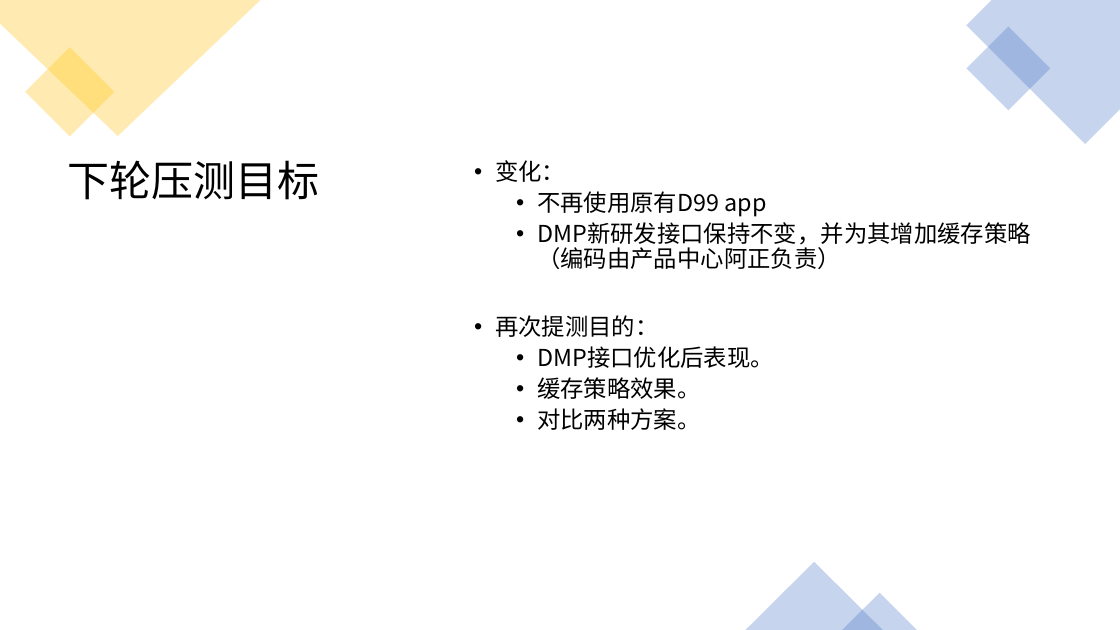
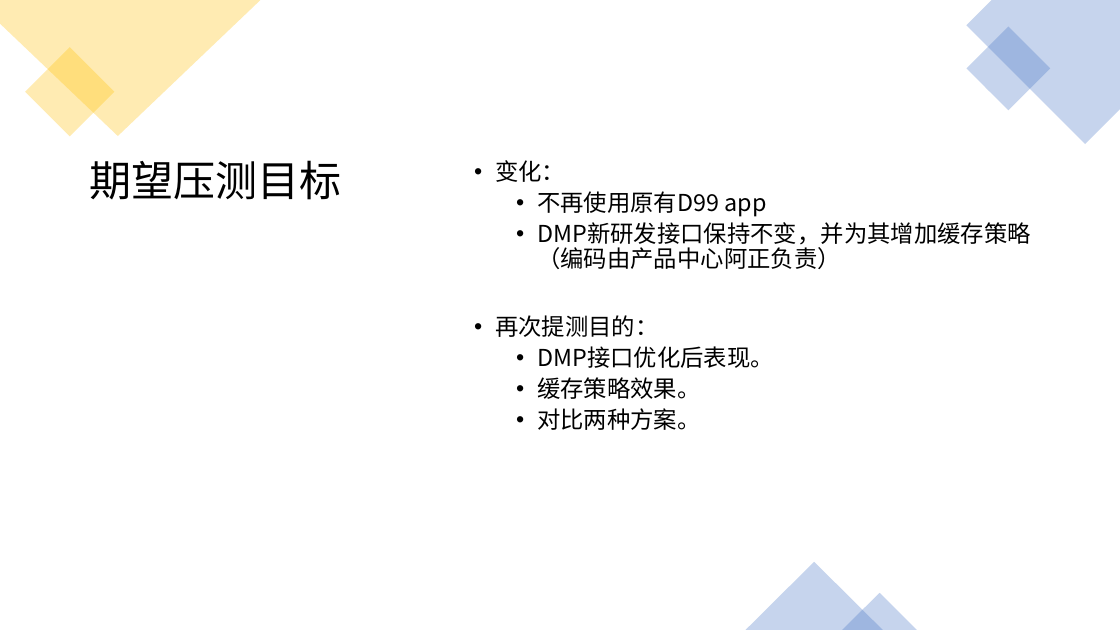
Before and after one commit to Rexixe1993/-, a slide deck: slide 7 of D99压测分享会.pptx. Drawn at 1120x630 pixels with LibreOffice and Linux fonts; fonts in the diff are those of the drawing. Boxes give left, top, right and bottom in pixels: in the first picture for what was removed or moved away, otherwise in the second. Text is boxed around its words. In the diff, an @@ line names an element or a change of style, - is before the commit and + after.

```diff
--- a/D99压测分享会.pptx
+++ b/D99压测分享会.pptx
@@ text at box(90, 160, 342, 200): text changed @@
-下轮压测目标
+期望压测目标
```
Also in this commit, not shown: 7 other slides changed, 2 slides added.
